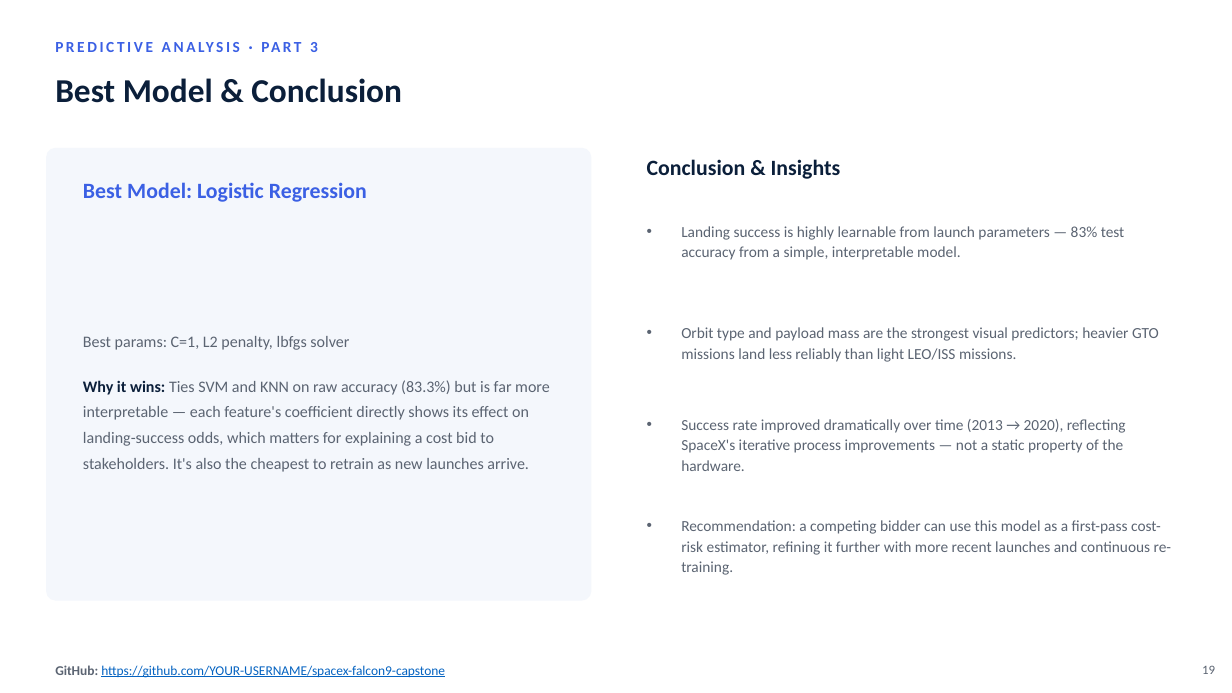
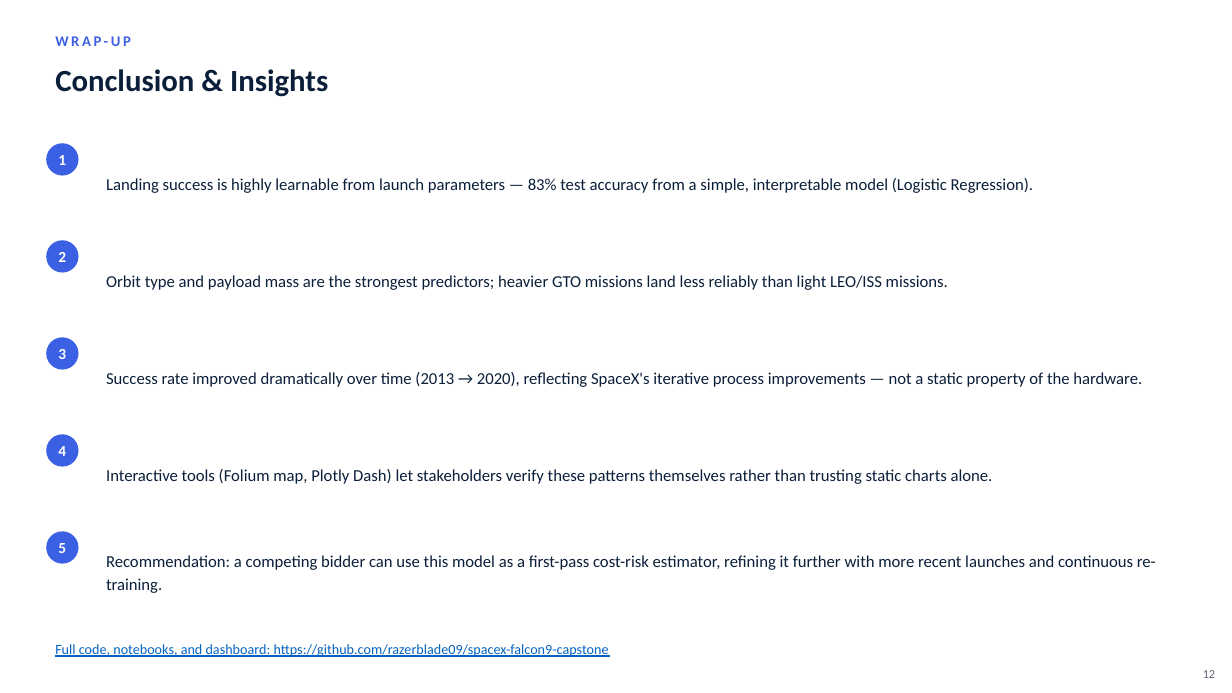
Before and after one commit to razerblade09/spacex-falcon9-capstone, a slide deck: slide 12 of Data_Science_Capstone_Presentation.pptx (slide 19 before the commit). Drawn at 1232x693 pixels with LibreOffice and Linux fonts; fonts in the diff are those of the drawing. Boxes give left, top, right and bottom in pixels: in the first picture for what was removed or moved away, otherwise in the second. Text is boxed around its words. In the diff, an @@ line names an element or a change of style, - is before the commit and + after.

```diff
--- a/Data_Science_Capstone_Presentation.pptx
+++ b/Data_Science_Capstone_Presentation.pptx
@@ text "Conclusion & Insights": place and size @@
-text "Conclusion & Insights" at (647, 159, 841, 179)
+text "Conclusion & Insights" at (55, 69, 328, 97)
@@ text "Conclusion & Insights" at (55, 69, 328, 97): size 17 to 24 pt @@
@@ text added at (55, 36, 131, 46), 11.5 pt, text #3B60E4, bold @@
+WRAP-UP
@@ text removed at (310, 42, 318, 52) @@
-PREDICTIVE ANALYSIS · PART 3
@@ text removed at (55, 78, 402, 103) @@
-Best Model & Conclusion
@@ rounded rectangle removed at (46, 148, 592, 601) @@
@@ rounded rectangle added at (46, 143, 79, 176), fill #3B60E4 @@
@@ text added at (58, 155, 66, 165), 12 pt, text #FFFFFF, bold @@
+1
@@ text at (106, 178, 1033, 193): text changed; size 12 to 13 pt; text colour #5B6472 to #0B1F3A @@
-• Landing success is highly learnable from launch parameters — 83% test accuracy from a simple, interpretable model.
+Landing success is highly learnable from launch parameters — 83% test accuracy from a simple, interpretable model (Logistic Regression).
@@ text removed at (83, 182, 367, 202) @@
-Best Model: Logistic Regression
@@ rounded rectangle added at (46, 240, 79, 273), fill #3B60E4 @@
@@ text added at (58, 252, 66, 262), 12 pt, text #FFFFFF, bold @@
+2
@@ text at (106, 275, 948, 290): text changed; size 12 to 13 pt; text colour #5B6472 to #0B1F3A @@
-• Orbit type and payload mass are the strongest visual predictors; heavier GTO missions land less reliably than light LEO/ISS missions.
+Orbit type and payload mass are the strongest predictors; heavier GTO missions land less reliably than light LEO/ISS missions.
@@ rounded rectangle added at (46, 337, 79, 370), fill #3B60E4 @@
@@ text added at (58, 349, 66, 359), 12 pt, text #FFFFFF, bold @@
+3
@@ text removed at (83, 336, 550, 472) @@
-Best params: C=1, L2 penalty, lbfgs solver
-Why it wins: Ties SVM and KNN on raw accuracy (83.3%) but is far more interpretable — each feature's coefficient directly shows its effect on landing-success odds, which matters for explaining a cost bid to stakeholders. It's also the cheapest to retrain as new launches arrive.
@@ text "Success rate improved dramatically over ..." at (106, 372, 1142, 387): size 12 to 13 pt, text colour #5B6472 to #0B1F3A; bullet • to none; line spacing 16pt to 18pt @@
@@ text "Success rate improved dramatically over ...": place and size @@
-text "Success rate improved dramatically over ..." at (681, 419, 1126, 471)
+text "Success rate improved dramatically over ..." at (106, 372, 1142, 387)
@@ rounded rectangle added at (46, 434, 79, 467), fill #3B60E4 @@
@@ text added at (58, 446, 66, 456), 12 pt, text #FFFFFF, bold @@
+4
@@ text added at (106, 469, 993, 484), 13 pt, text #0B1F3A @@
+Interactive tools (Folium map, Plotly Dash) let stakeholders verify these patterns themselves rather than trusting static charts alone.
@@ rounded rectangle added at (46, 531, 79, 564), fill #3B60E4 @@
@@ text "Recommendation: a competing bidder can ...": place and size @@
-text "Recommendation: a competing bidder can ..." at (681, 520, 1171, 575)
+text "Recommendation: a competing bidder can ..." at (106, 555, 1156, 593)
@@ text "Recommendation: a competing bidder can ..." at (106, 555, 1156, 593): size 12 to 13 pt, text colour #5B6472 to #0B1F3A; bullet • to none; line spacing 16pt to 18pt @@
@@ text added at (58, 543, 66, 553), 12 pt, text #FFFFFF, bold @@
+5
@@ text at (55, 644, 609, 657): text changed; size 10.5 to 11 pt @@
-GitHub: https://github.com/YOUR-USERNAME/spacex-falcon9-capstone
+Full code, notebooks, and dashboard: https://github.com/razerblade09/spacex-falcon9-capstone
@@ text removed at (1202, 666, 1215, 674) @@
-19
@@ text added at (1203, 670, 1215, 678), 9.5 pt, text #5B6472 @@
+12
```
Also in this commit, not shown: 11 other slides changed, 7 slides removed, 1 other file.
